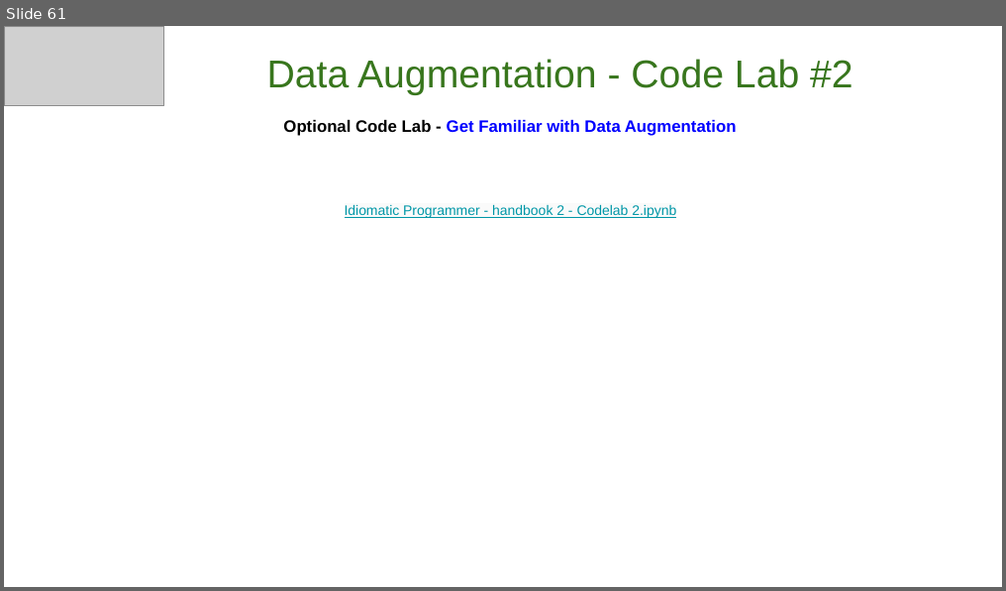
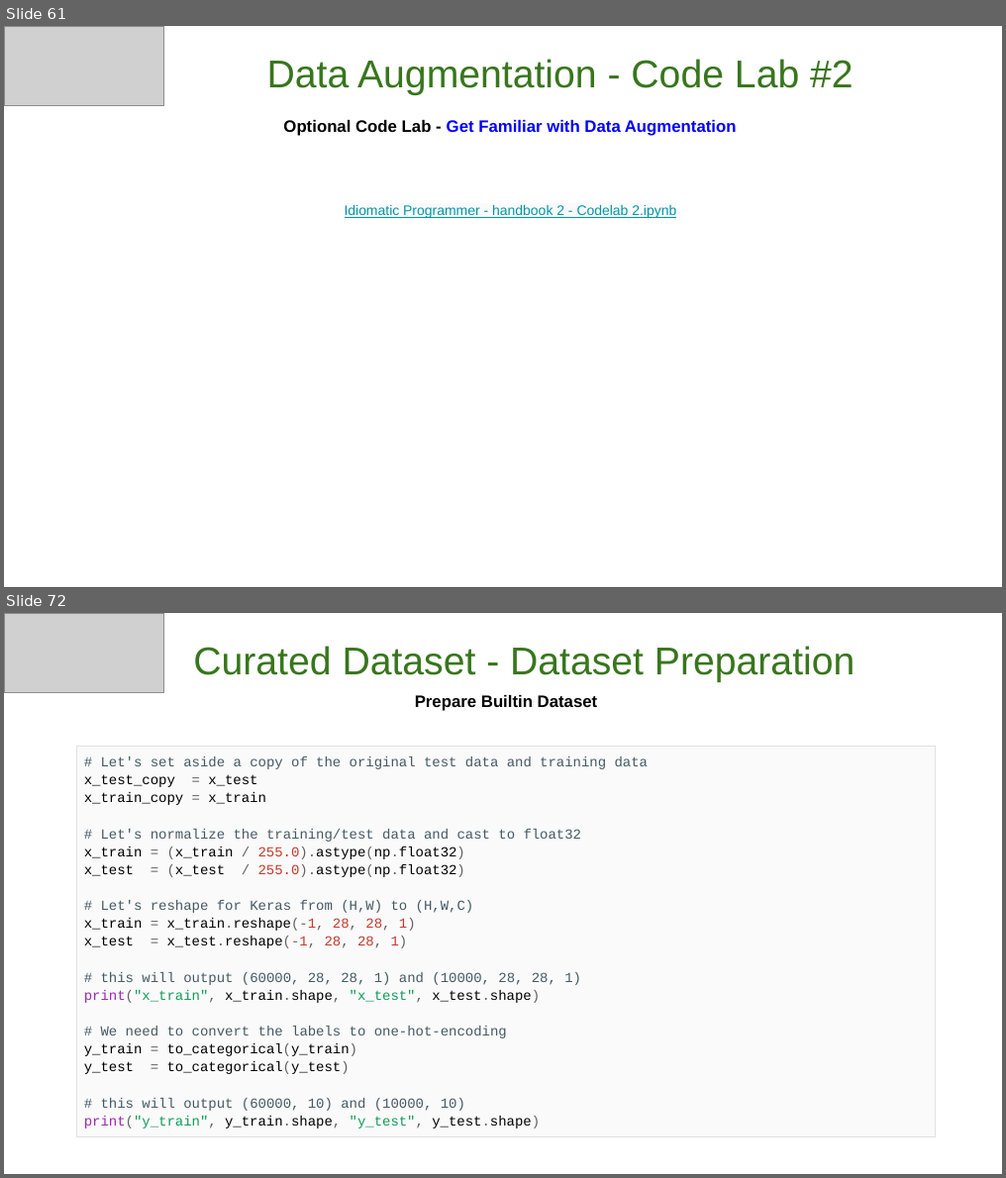
Before and after one commit to GoogleCloudPlatform/keras-idiomatic-programmer, a slide deck: workshops/Data_Augmentation/The Idiomatic Programmer - Learning Keras - Workshop - Data Augmentation.pptx. Shown one above the other, each under a label of ours: slide 61 before the commit, slides 61 and 72 after it; the slides between them are not shown. The pictures are 1006x591 and 1006x1178 pixels, drawn with LibreOffice and Linux fonts; fonts in the diff are those of the drawing; grey boxes stand for pictures. Boxes give left, top, right and bottom in pixels: in the first picture for what was removed or moved away, otherwise in the second. Text is boxed around its words. In the diff, an @@ line names an element or a change of style, - is before the commit and + after.

Commit message:
reorg data aug

```diff
--- a/workshops/Data_Augmentation/The Idiomatic Programmer - Learning Keras - Workshop - Data Augmentation.pptx
+++ b/workshops/Data_Augmentation/The Idiomatic Programmer - Learning Keras - Workshop - Data Augmentation.pptx
@@ slide 72 added at [4, 613, 1002, 1174], background #FFFFFF @@
@@ picture added at [4, 613, 163, 693] @@
@@ subtitle added at [193, 646, 854, 682], 28 pt, text #38761D @@
+Curated Dataset - Dataset Preparation
@@ text added at [415, 695, 598, 711], 12 pt, text #000000, bold @@
+Prepare Builtin Dataset
@@ table added at [77, 746, 935, 1133], 1 rows, 1 columns @@
+# Let's set aside a copy of the original test data and training data / x_test_copy = x_test / x_train_copy = x_train / # Let's normalize the training/test data and cast to float32 / x_train = (x_train / 255.0).astype(np.float32) / x_test = (x_test / 255.0).astype(np.float32) / # Let's reshape for Keras from (H,W) to (H,W,C) / x_train = x_train.reshape(-1, 28, 28, 1) / x_test = x_test.reshape(-1, 28, 28, 1) / # this will output (60000, 28, 28, 1) and (10000, 28, 28, 1) / print("x_train", x_train.shape, "x_test", x_test.shape) / # We need to convert the labels to one-hot-encoding / y_train = to_categorical(y_train) / y_test = to_categorical(y_test) / # this will output (60000, 10) and (10000, 10) / print("y_train", y_train.shape, "y_test", y_test.shape)
```
Also in this commit, not shown: 27 other slides added.
